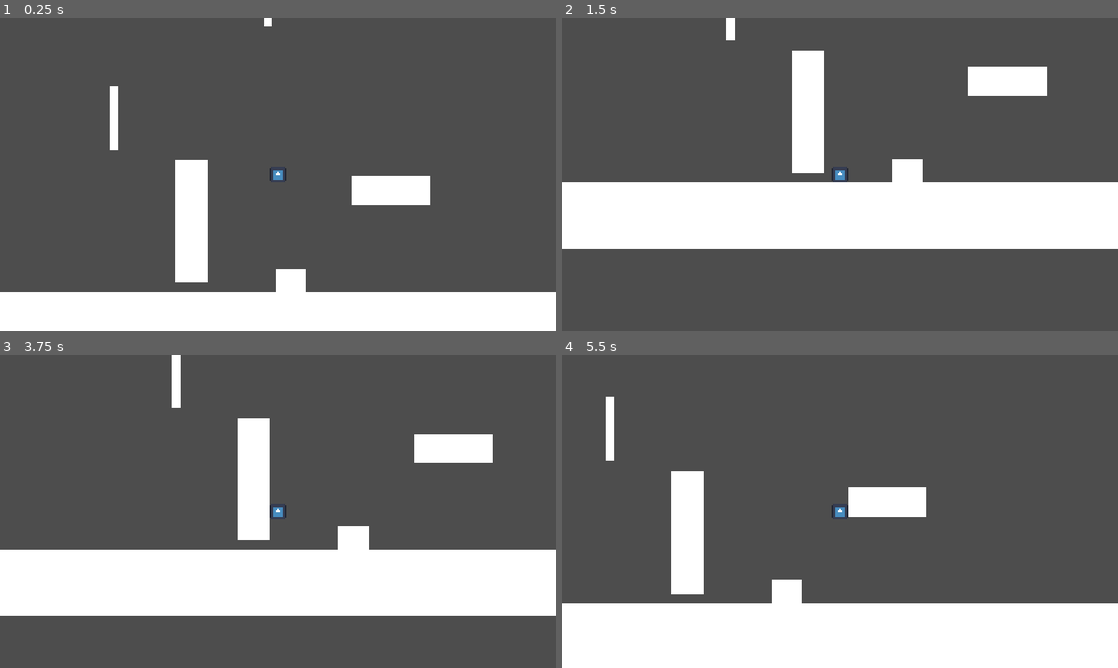
Above: before the commit, frames 1-4 (two rows, left to right).
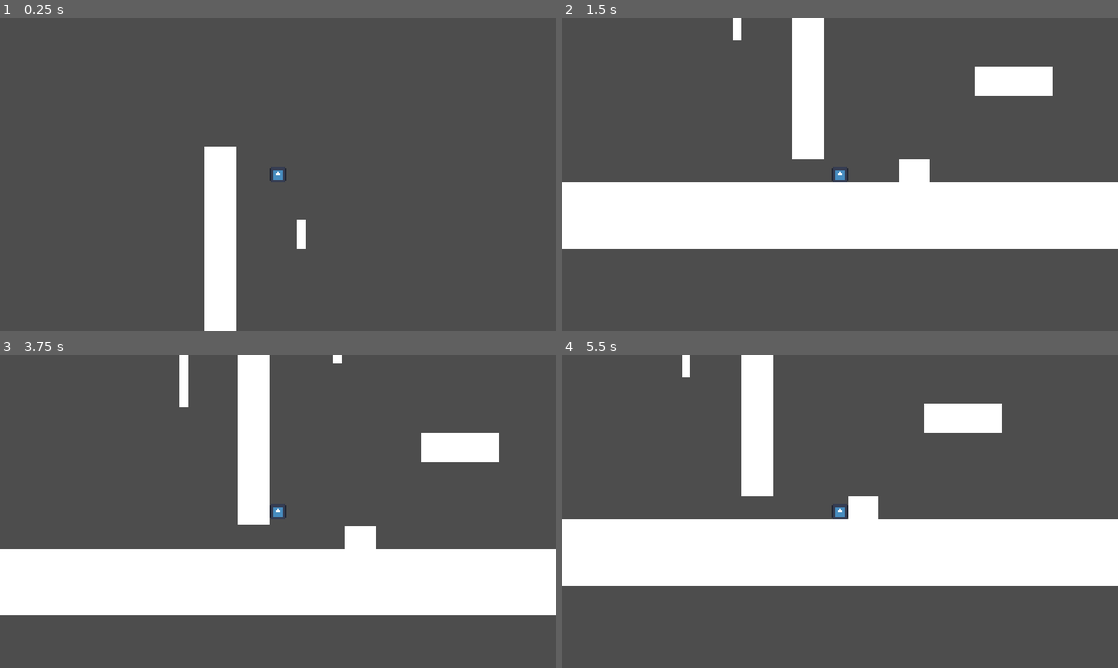
Above: after the commit, the same moments.

Repository: idi0cy/some-platformer
Game: Godot game, scene res://scenes/random_testing.tscn
Same seed, same stepped clock (60 frames per second), same inputs: the game is played once before the commit and once after it. The engine's default icon, where the game draws it, is replaced by a stand-in: a white triangle on a blue panel in a dark square.
Inputs (mouse positions are in pixels of both pictures, inside the frame that each line leads up to):
- Up to frame 1 (0.25 s): no input
- Up to frame 2 (1.5 s): tap Enter at 0.5 s; move the mouse to (962, 158) at 0.52 s; hold A (a) 0.53-1.28 s; hold Right from 0.53 s (still down); click (962, 158) at 0.67 s; tap Up at 0.77 s; tap D (d) at 0.8, 1.35 s; move the mouse to (728, 190) at 1.27 s
- Up to frame 3 (3.75 s): tap Up at 1.52, 3.02 s; tap Shift (dash) at 1.55, 2.1 s; tap Space (space) at 2, 3.5 s; move the mouse to (333, 442) at 2.02 s; release Right at 2.03 s; hold Left 2.03-2.78 s; hold S (s) 2.03-2.78 s; tap Enter at 2.75 s; move the mouse to (250, 574) at 2.77 s; hold Right from 2.78 s (still down); tap S (s) at 2.85 s; click (250, 574) at 2.92 s; tap W (w) at 3.05, 3.6 s; move the mouse to (444, 558) at 3.52 s; hold A (a) from 3.53 s (still down)
- Up to frame 4 (5.5 s): tap Up at 3.77, 4.52 s; move the mouse to (673, 464) at 4.27 s; release Right at 4.28 s; release A (a) at 4.28 s; hold Left 4.28-5.03 s; tap A (a) at 4.35 s; tap D (d) at 4.55 s; move the mouse to (867, 511) at 5.02 s; hold Right from 5.03 s (still down); hold D (d) from 5.03 s (still down); click (867, 511) at 5.17 s; tap Shift (dash) at 5.3 s

The runs differ from the first frame. In frame 1, 18% of the frame differs, in the area x 0-100%, y 0-100%; in frame 2, 1.4%; in frame 3, 2.9%; in frame 4, 47%.

Commit message:
basic wall cling implementation

Diff:
--- a/crucible-of-achlyss/scenes/random_testing.tscn
+++ b/crucible-of-achlyss/scenes/random_testing.tscn
@@ -6,7 +6,7 @@
 [node name="testingEnv" type="Node2D" unique_id=1161666507]
 
 [node name="Player" parent="." unique_id=912380446 instance=ExtResource("1_4ckl3")]
-position = Vector2(583, 327)
+position = Vector2(510, -221)
 
 [node name="Platform" parent="." unique_id=304735604 instance=ExtResource("2_1xtuw")]
 position = Vector2(580, 671.00006)
@@ -25,11 +25,11 @@
 scale = Vector2(0.8985673, 6.657856)
 
 [node name="Platform5" parent="." unique_id=1415207772 instance=ExtResource("2_1xtuw")]
-position = Vector2(404, 456)
-scale = Vector2(3.3374271, 12.661387)
+position = Vector2(390, 154)
+scale = Vector2(3.337, 40)
 
 [node name="Platform6" parent="." unique_id=1067116858 instance=ExtResource("2_1xtuw")]
-position = Vector2(562, 23)
+position = Vector2(559, -65)
 scale = Vector2(0.899, 3)
 
 [node name="Platform7" parent="." unique_id=1873176592 instance=ExtResource("2_1xtuw")]
@@ -71,3 +71,7 @@
 [node name="Platform16" parent="." unique_id=1122382130 instance=ExtResource("2_1xtuw")]
 position = Vector2(-810.9999, -169.99998)
 scale = Vector2(0.899, 3)
+
+[node name="Platform17" parent="." unique_id=1755740716 instance=ExtResource("2_1xtuw")]
+position = Vector2(563.00006, 187.99998)
+scale = Vector2(0.899, 3)
--- a/crucible-of-achlyss/scripts/entities/player.gd
+++ b/crucible-of-achlyss/scripts/entities/player.gd
@@ -28,6 +28,7 @@
 
 var clinging = false
 var clingSpeedWeight = 0
+var clingEntrySpeed = 0
 
 #endregion
 
@@ -149,10 +150,12 @@
 
 			if !sliding:
 				midairMomentum += (Vector2(250, 100) * dashDirection)
-				oldVelocity = oldVelocity + (Vector2(250,100) * dashDirection)
+				oldVelocity = oldVelocity + (Vector2(250,200) * dashDirection)
 
 			velocity = oldVelocity
 			$Sprite2D.modulate = Color(1.0, 1.0, 1.0, 1.0)
+
+
 
 func handleWallMechanics():
 	if is_on_wall() && !is_on_floor() && !dashing && !sliding:
@@ -161,8 +164,10 @@
 		if !clinging && (get_wall_normal()[0] * -1) == directionX:
 			clinging = true
 			clingSpeedWeight = velocity.y
-			if clingSpeedWeight < 150:
-				clingSpeedWeight = 150
+			clingSpeedWeight *= 0.75
+			if clingSpeedWeight < 200:
+				clingSpeedWeight = 200
+			clingEntrySpeed = velocity.y
 	else:
 		clinging = false
 
@@ -175,3 +180,10 @@
 			pass
 		else:
 			pass
+		if !(clingEntrySpeed > (clingSpeedWeight-5) && clingEntrySpeed < (clingSpeedWeight+5)):
+			if velocity.y > clingSpeedWeight:
+				clingEntrySpeed -= 4
+			else:
+				clingEntrySpeed += 4
+		velocity.y = clingEntrySpeed
+		print(clingEntrySpeed)
